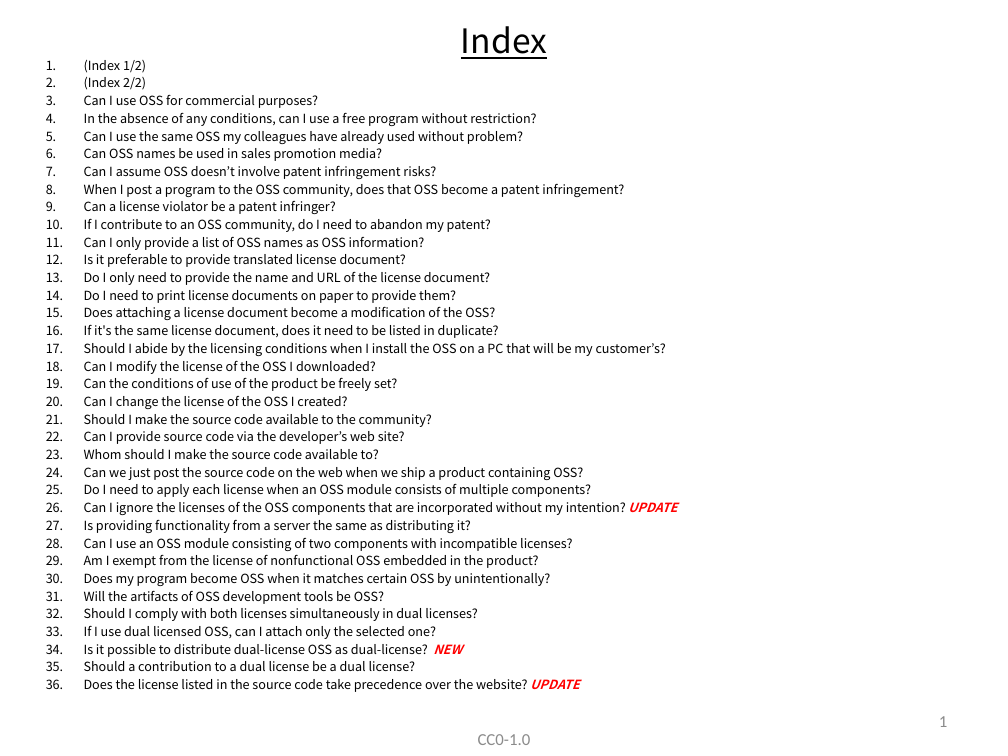
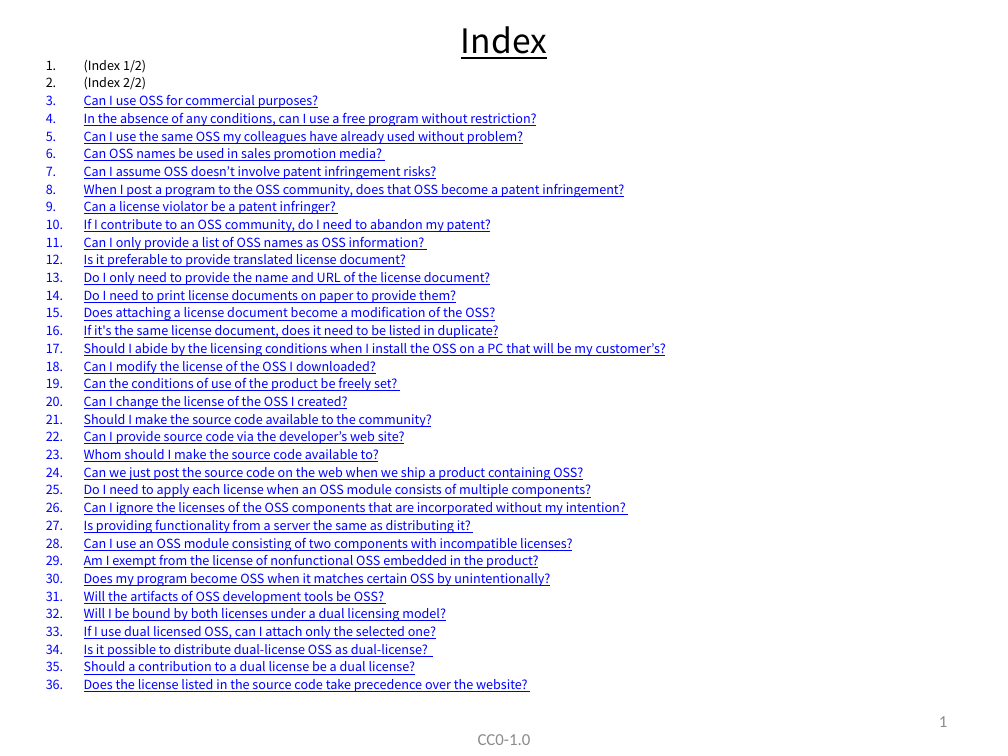
Before and after one commit to OpenChain-Project/OpenChain-JWG, a slide deck: slide 2 of Education_Material/FAQ/Misunderstandings_of_OSS_licenses_CC0.pptx. Drawn at 1008x756 pixels with LibreOffice and Linux fonts; fonts in the diff are those of the drawing. Boxes give left, top, right and bottom in pixels: in the first picture for what was removed or moved away, otherwise in the second. Text is boxed around its words. In the diff, an @@ line names an element or a change of style, - is before the commit and + after.

Commit message:
Update to V7.1. Added a link to the index.

```diff
--- a/Education_Material/FAQ/Misunderstandings_of_OSS_licenses_CC0.pptx
+++ b/Education_Material/FAQ/Misunderstandings_of_OSS_licenses_CC0.pptx
@@ text at box(84, 95, 666, 675): text colour #000000 to #0000FF, underline on in "Can I use OSS for commercial purposes?", "In the absence of any conditions, can ...", "Can I use the same OSS my ...", "Can OSS names be used in sales ..." and 26 more places @@
@@ text at box(84, 502, 626, 515): text changed; text colour #000000 to #0000FF @@
-26. Can I ignore the licenses of the OSS components that are incorporated without my intention? UPDATE
+26. Can I ignore the licenses of the OSS components that are incorporated without my intention?
@@ text at box(84, 608, 446, 621): text changed; text colour #000000 to #0000FF @@
-32. Should I comply with both licenses simultaneously in dual licenses?
+32. Will I be bound by both licenses under a dual licensing model?
@@ text at box(84, 644, 428, 657): text changed; text colour #000000 to #0000FF @@
-34. Is it possible to distribute dual-license OSS as dual-license? NEW
+34. Is it possible to distribute dual-license OSS as dual-license?
@@ text at box(84, 679, 528, 692): text changed; text colour #000000 to #0000FF @@
-36. Does the license listed in the source code take precedence over the website? UPDATE
+36. Does the license listed in the source code take precedence over the website?
```
Also in this commit, not shown: 55 other slides changed.
